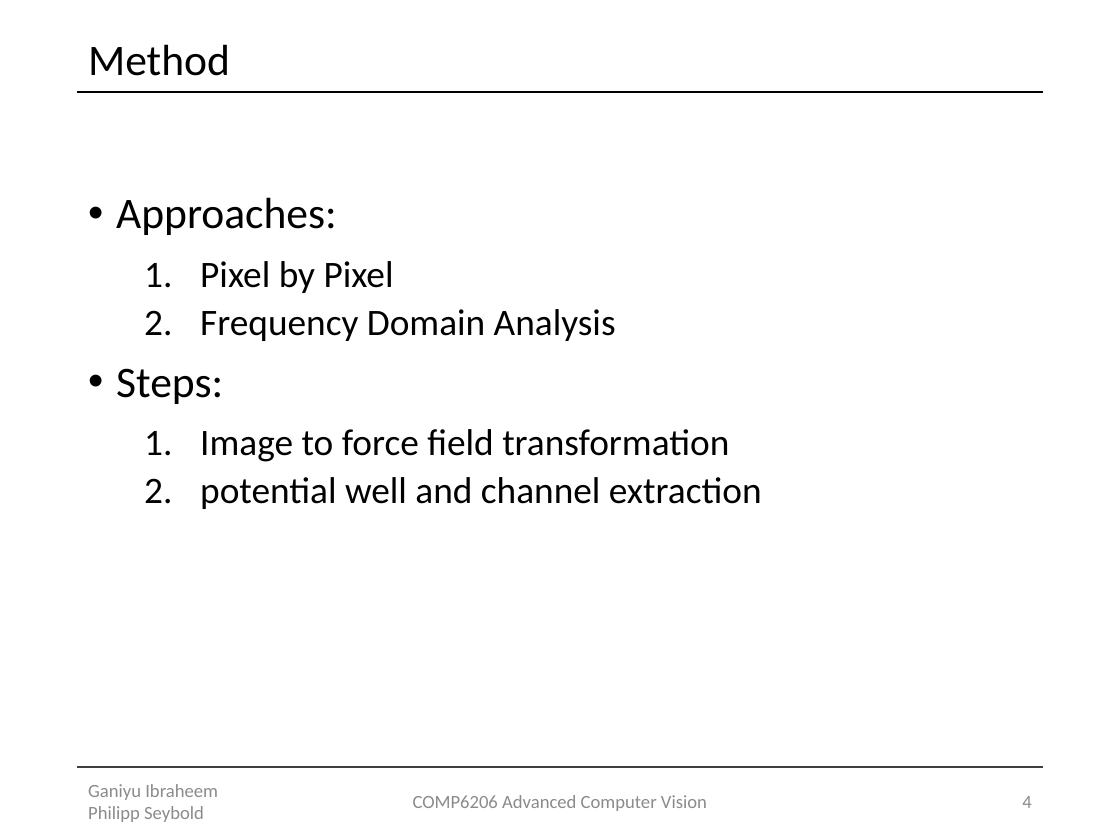
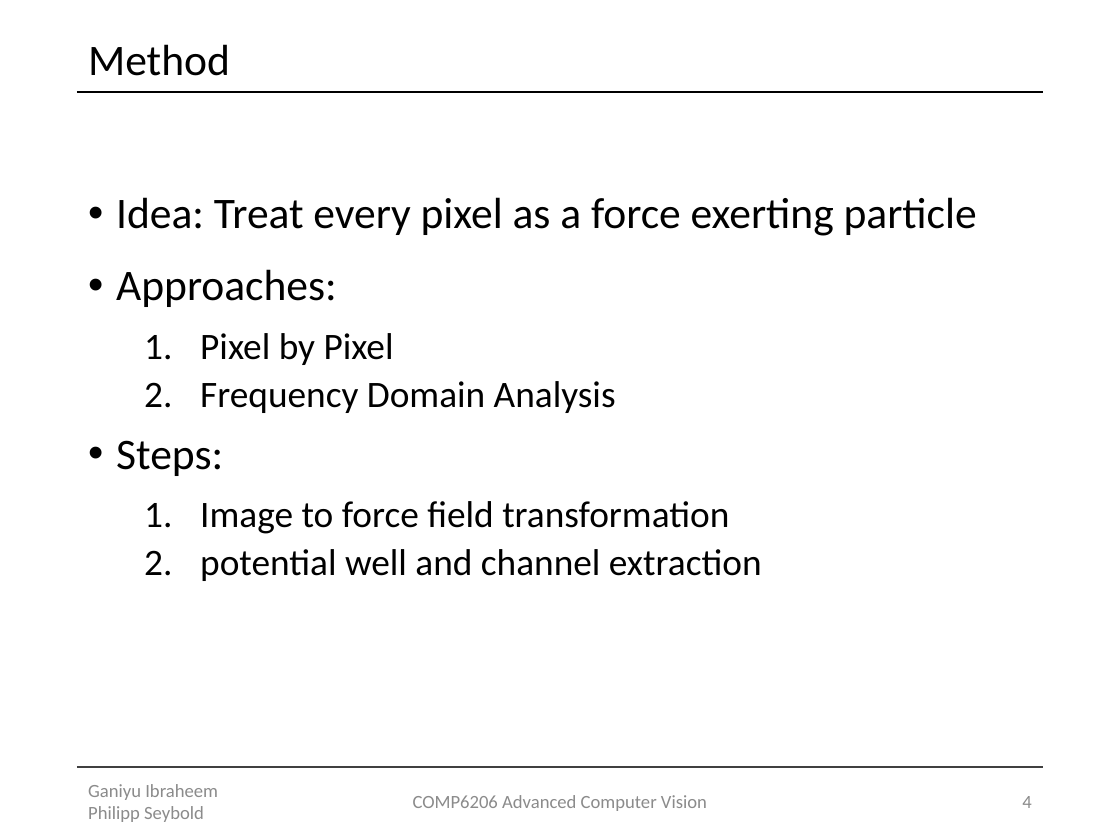
Before and after one commit to Lxrd-AJ/ForceFieldTransforms, a slide deck: slide 4 of Force Field Transformation.pptx. Drawn at 1120x840 pixels with LibreOffice and Linux fonts; fonts in the diff are those of the drawing. Boxes give left, top, right and bottom in pixels: in the first picture for what was removed or moved away, otherwise in the second. Text is boxed around its words. In the diff, an @@ line names an element or a change of style, - is before the commit and + after.

```diff
--- a/Force Field Transformation.pptx
+++ b/Force Field Transformation.pptx
@@ text at [116,197,977,236]: paragraph added @@
+• Idea: Treat every pixel as a force exerting particle
```
Also in this commit, not shown: 11 other slides changed, 6 slides added.
